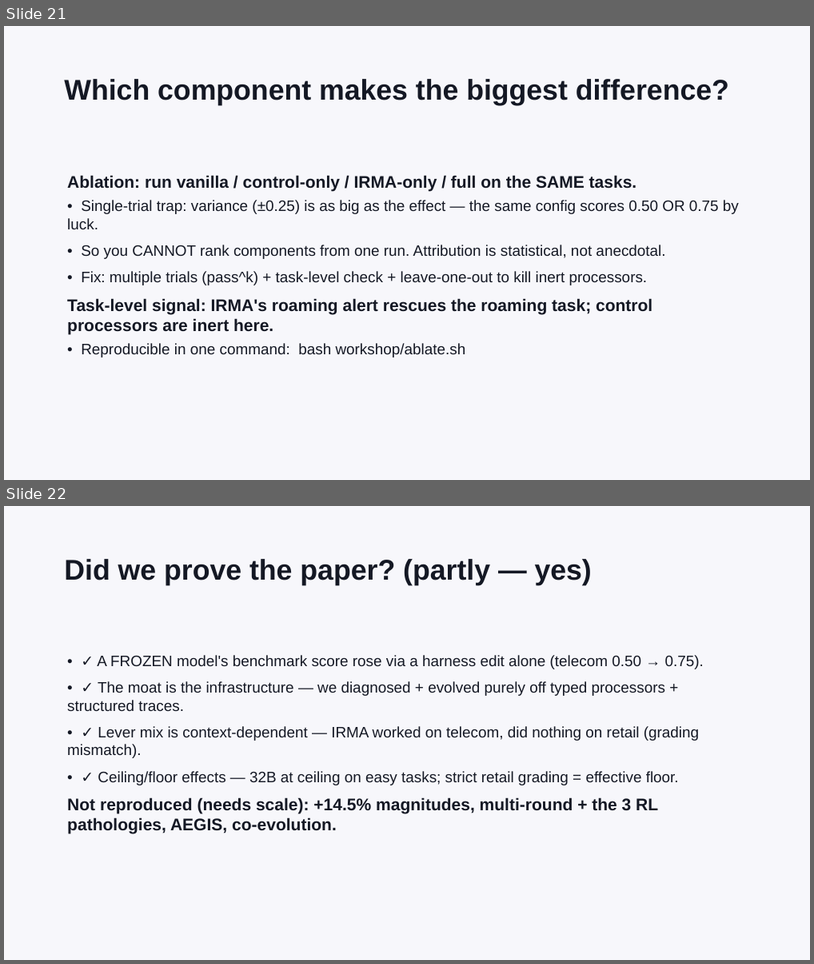
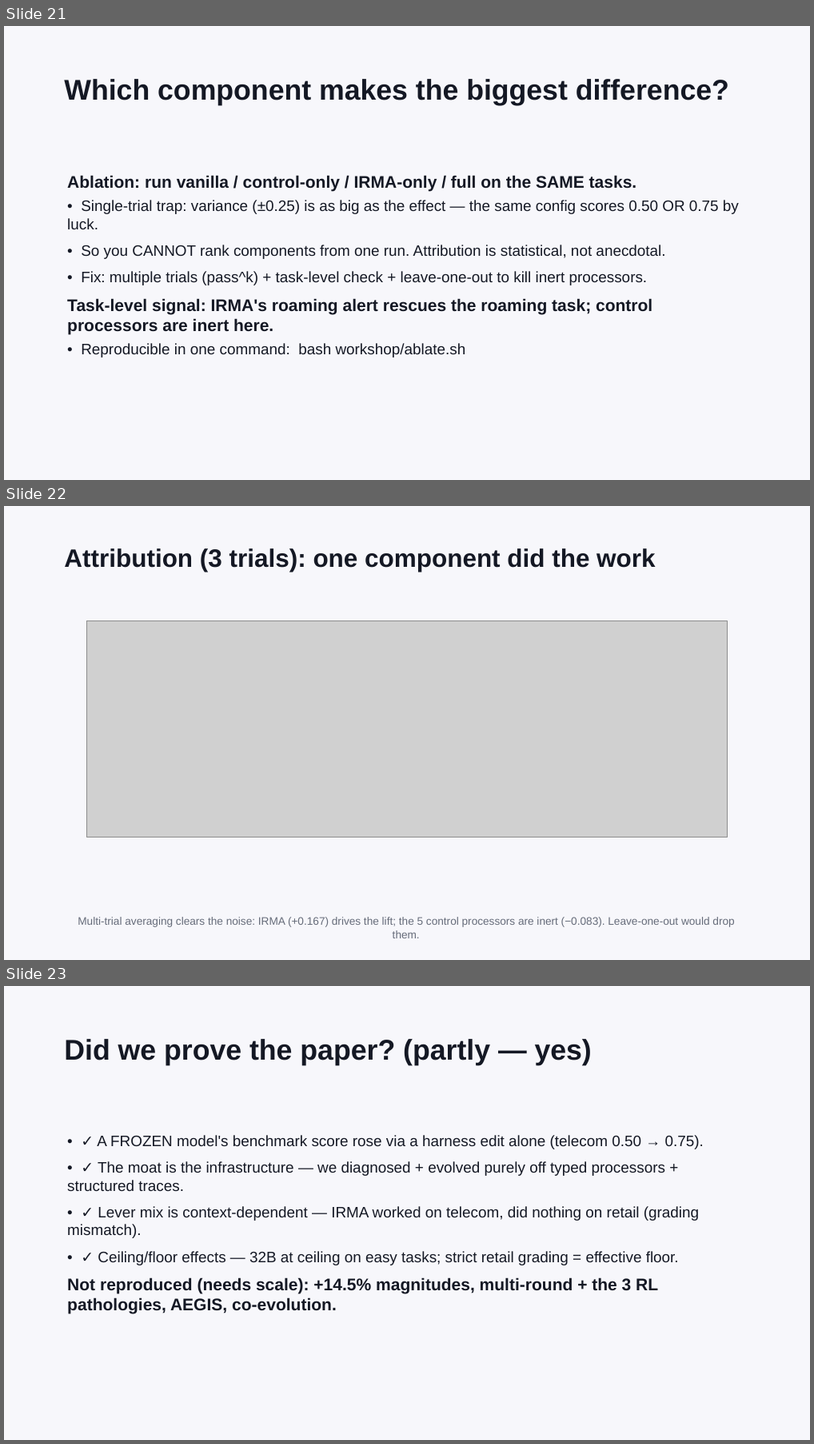
Before and after one commit to epuerta9/HarnessX, a slide deck: workshop/harness-evolution-workshop.pptx. Shown one above the other, each under a label of ours: slides 21 and 22 before the commit, slides 21, 22 and 23 after it. The pictures are 814x964 and 814x1444 pixels, drawn with LibreOffice and Linux fonts; fonts in the diff are those of the drawing; grey boxes stand for pictures. Boxes give left, top, right and bottom in pixels: in the first picture for what was removed or moved away, otherwise in the second. Text is boxed around its words. In the diff, an @@ line names an element or a change of style, - is before the commit and + after.

```diff
--- a/workshop/harness-evolution-workshop.pptx
+++ b/workshop/harness-evolution-workshop.pptx
@@ slide 22 added at [4,506,810,960], background #F7F7FB @@
@@ text added at [64,548,655,572], 30 pt, text #141824, bold @@
+Attribution (3 trials): one component did the work
@@ picture added at [87,621,728,837] @@
@@ text added at [78,916,734,938], 13 pt, text #666C7A @@
+Multi-trial averaging clears the noise: IRMA (+0.167) drives the lift; the 5 control processors are inert (−0.083). Leave-one-out would drop them.
@@ what was slide 22 is now slide 23 @@
```
Also in this commit, not shown: 3 other files.
